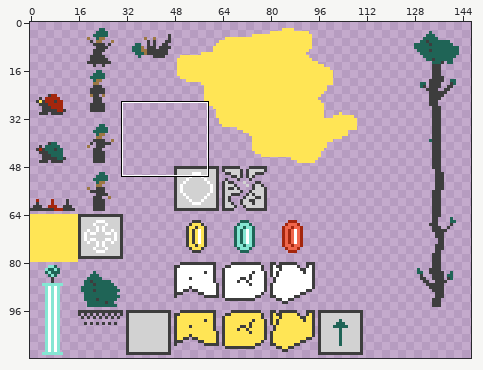
Sprite sheet -- public/assets/sprite.png. Above, an overview of the earlier version with the close-up marked.
Close-up. Old version:
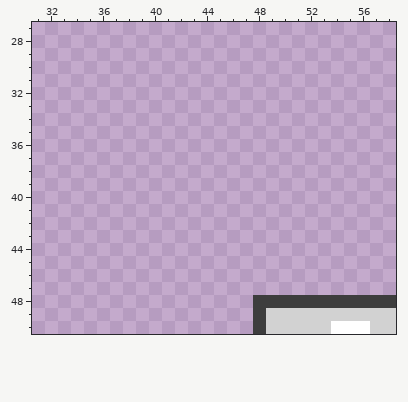
The file is 256x112 pixels. Shown: x 31..58, y 27..50. The wide view leaves out empty margins.
New version:
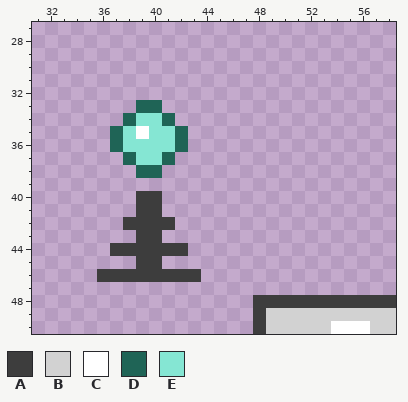
Palette (. is transparent): A #3d3d3d  B #d2d2d2  C #ffffff  D #1f6456  E #85e6d3
The edit:
{"y":33,"x":39,"old":"..","new":"DD"}
{"y":34,"x":38,"old":"....","new":"DEED"}
{"y":35,"x":37,"old":"......","new":"DECEED"}
{"y":36,"x":37,"old":"......","new":"DEEEED"}
{"y":37,"x":38,"old":"....","new":"DEED"}
{"y":38,"x":39,"old":"..","new":"DD"}
{"y":40,"x":39,"old":"..","new":"AA"}
{"y":41,"x":39,"old":"..","new":"AA"}
{"y":42,"x":38,"old":"....","new":"AAAA"}
{"y":43,"x":39,"old":"..","new":"AA"}
{"y":44,"x":37,"old":"......","new":"AAAAAA"}
{"y":45,"x":39,"old":"..","new":"AA"}
{"y":46,"x":36,"old":"........","new":"AAAAAAAA"}
